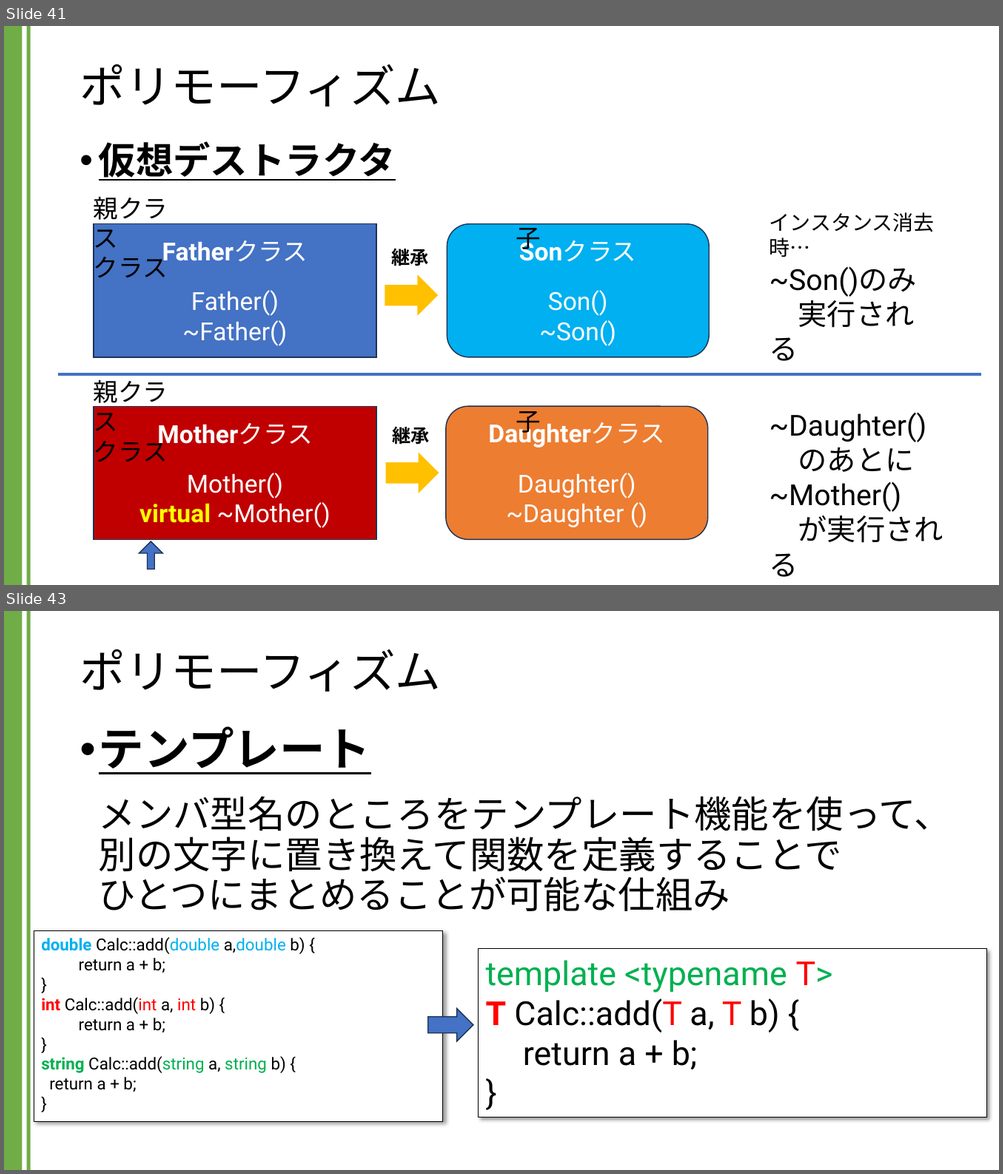
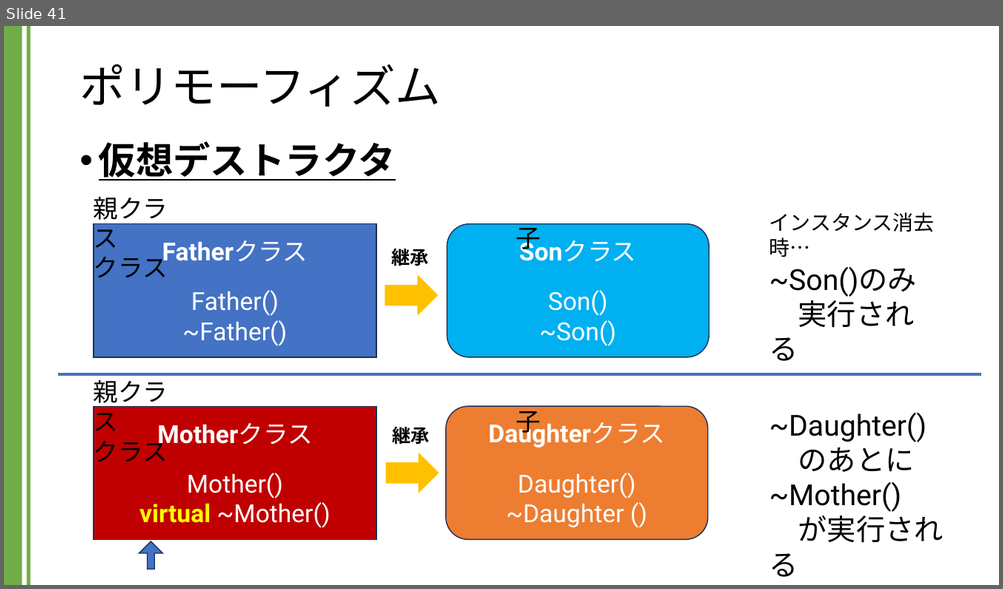
Before and after one commit to kic-murata/cpp2024, a slide deck: 授業資料/講義資料：継承とポリモーフィズム.pptx. Shown one above the other, each under a label of ours: slides 41 and 43 before the commit, slide 41 after it; the slides between them are not shown. The pictures are 1003x1174 and 1003x589 pixels, drawn with LibreOffice and Linux fonts; fonts in the diff are those of the drawing. Boxes give left, top, right and bottom in pixels: in the first picture for what was removed or moved away, otherwise in the second. Text is boxed around its words. In the diff, an @@ line names an element or a change of style, - is before the commit and + after.

```diff
--- a/授業資料/講義資料：継承とポリモーフィズム.pptx
+++ b/授業資料/講義資料：継承とポリモーフィズム.pptx
@@ slide 43 removed at [4,611,999,1170], background #FFFFFF; not listed: 2 template elements that a slide beside it also shows @@
@@ title removed at [79,649,441,692] @@
-ポリモーフィズム
@@ text removed at [99,726,952,911] @@
-• テンプレート
-  メンバ型名のところをテンプレート機能を使って、別の文字に置き換えて関数を定義することで
-  ひとつにまとめることが可能な仕組み
@@ rectangle removed at [34,931,443,1122] @@
-double Calc::add(double a,double b) {
-return a + b;
-}
-int Calc::add(int a, int b) {
-return a + b;
-}
-string Calc::add(string a, string b) {
-return a + b;
-}
@@ rectangle removed at [478,949,987,1118] @@
-template <typename T>
-T Calc::add(T a, T b) {
-return a + b;
-}
@@ right arrow removed at [428,1008,473,1042] @@
```
Also in this commit, not shown: 10 other slides removed, 2 other files.
